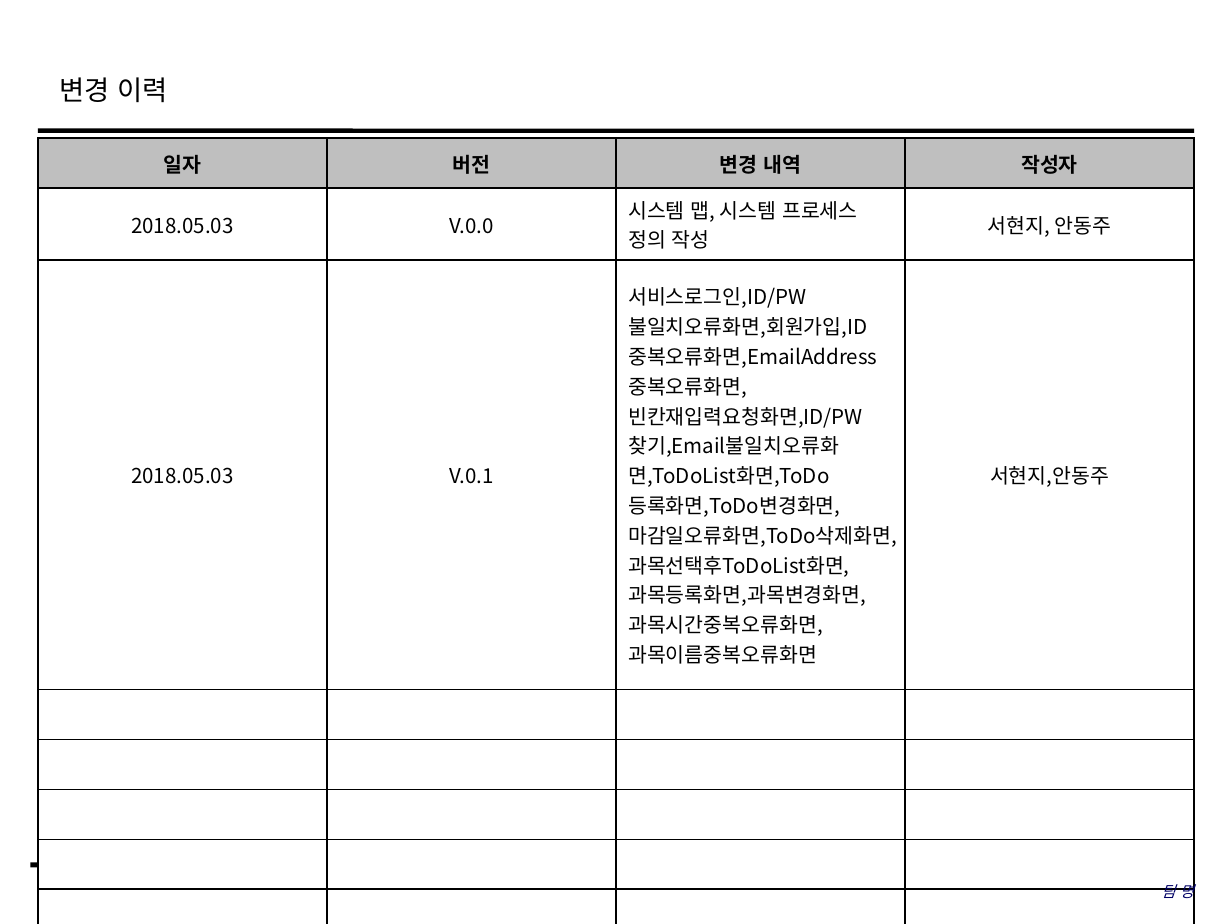
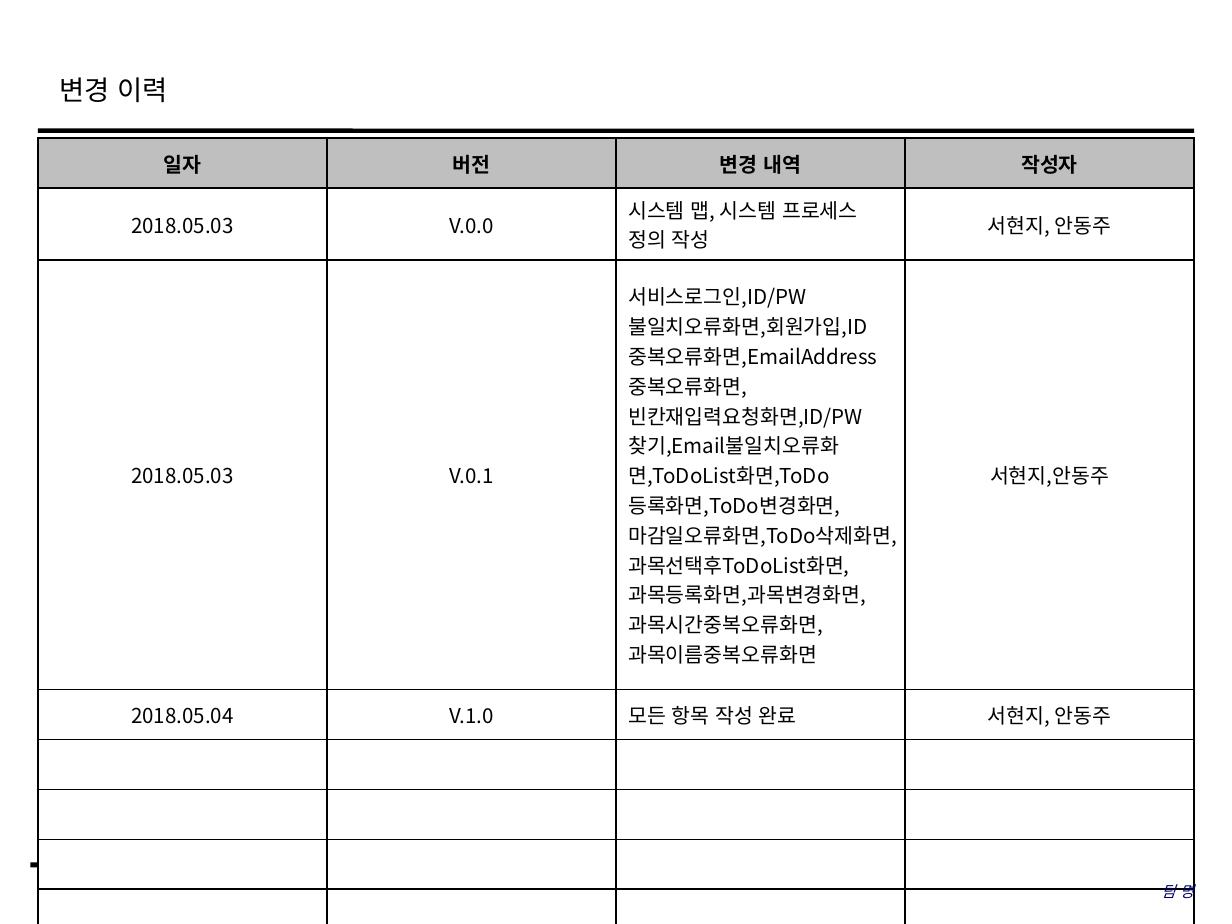
Before and after one commit to SMU-SE-Admin/18-1_8_PALZO_Doc, a slide deck: slide 2 of 03 설계/UI 설계서_8_Palzo.pptx. Drawn at 1232x924 pixels with LibreOffice and Linux fonts; fonts in the diff are those of the drawing; background and template pictures are left out. Boxes give left, top, right and bottom in pixels: in the first picture for what was removed or moved away, otherwise in the second. Text is boxed around its words. In the diff, an @@ line names an element or a change of style, - is before the commit and + after.

Commit message:
#1102 UI 설계서 작성
모든 항목 작성 완료

```diff
--- a/03 설계/UI 설계서_8_Palzo.pptx
+++ b/03 설계/UI 설계서_8_Palzo.pptx
@@ table at bbox=[38, 138, 1196, 807] @@
+row 4: 2018.05.04 | V.1.0 | 모든 항목 작성 완료 | 서현지, 안동주
-row 8:  |  |  | 
```
Also in this commit, not shown: 36 other slides changed, 2 slides added.
